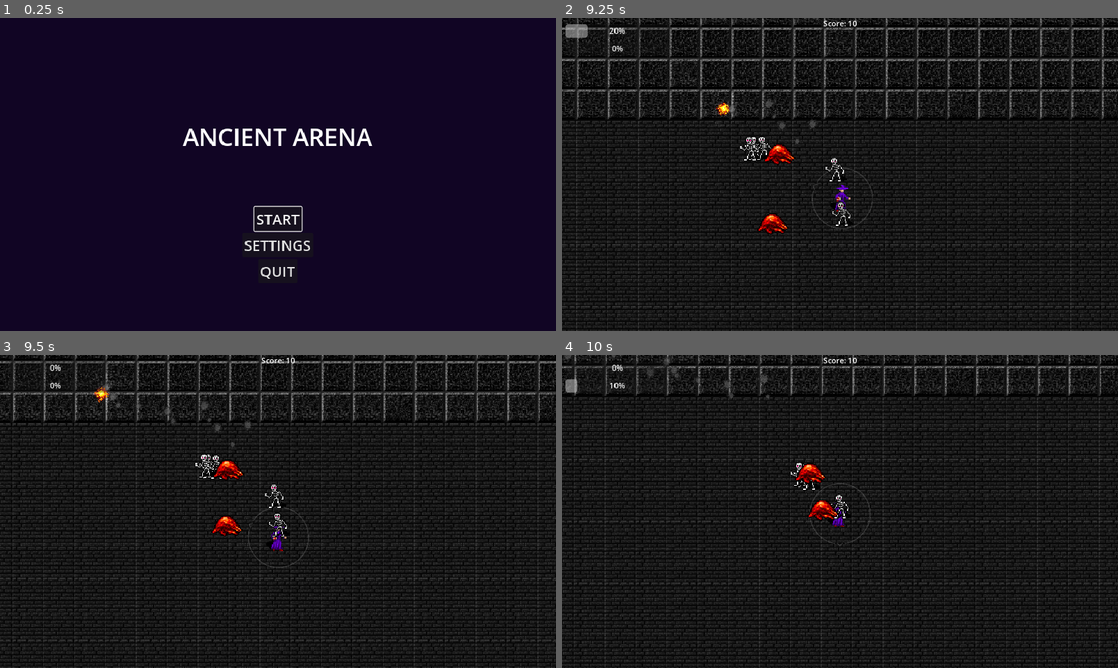
Above: before the commit, frames 1-4 (two rows, left to right).
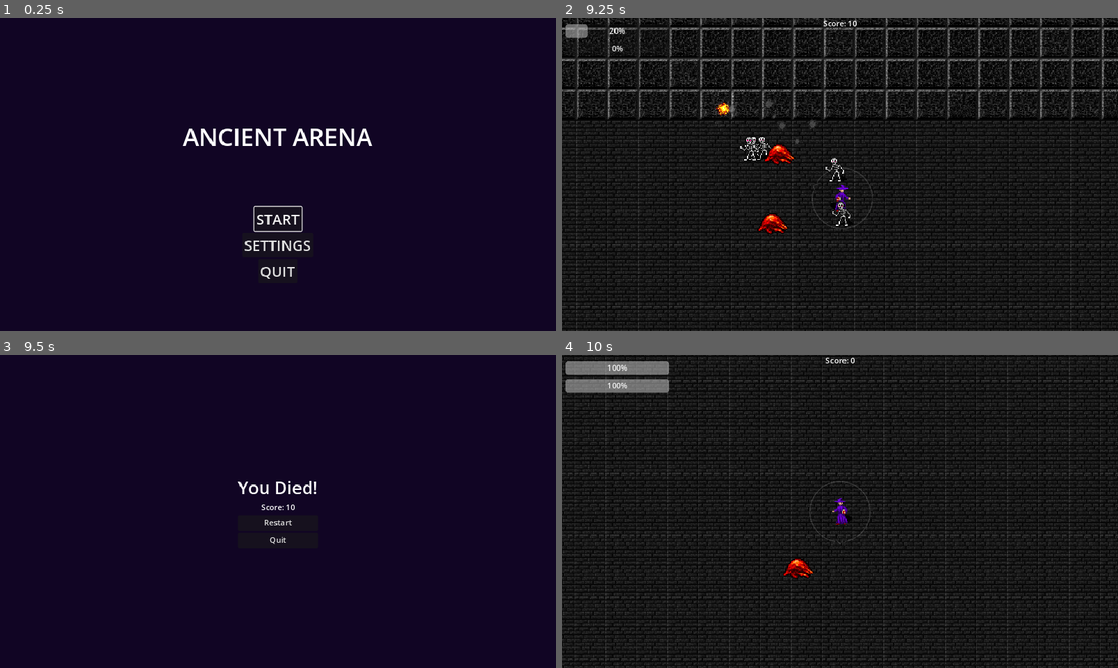
Above: after the commit, the same moments.

Repository: adrianwhatfield/ancient-arena
Game: Godot game, scene res://Scenes/main_menu.tscn
Same seed, same stepped clock (60 frames per second), same inputs: the game is played once before the commit and once after it.
Inputs (mouse positions are in pixels of both pictures, inside the frame that each line leads up to):
- Up to frame 1 (0.25 s): no input
- Up to frame 2 (9.25 s): click "START" at 0.5 s; move the mouse to (812, 237) at 1.27 s; hold W (up) 1.28-2.78 s; click (812, 237) at 1.35 s; move the mouse to (1006, 221) at 2.02 s; click (1006, 221) at 2.1 s; move the mouse to (673, 127) at 2.77 s; hold A (left) 2.78-4.28 s; click (673, 127) at 2.85 s; move the mouse to (867, 174) at 3.52 s; click (867, 174) at 3.6 s; move the mouse to (756, 96) at 4.27 s; hold S (down) 4.28-5.03 s; click (756, 96) at 4.35 s; move the mouse to (962, 158) at 5.02 s; hold D (right) 5.03-5.78 s; click (962, 158) at 5.1 s; move the mouse to (728, 190) at 5.77 s; hold W (up) 5.78-6.53 s; click (728, 190) at 5.85 s; move the mouse to (895, 105) at 6.52 s; hold D (right) 6.53-8.78 s; click (895, 105) at 6.6 s; move the mouse to (812, 237) at 7.27 s; click (812, 237) at 7.35 s; move the mouse to (1006, 221) at 8.02 s; click (1006, 221) at 8.1 s; move the mouse to (673, 127) at 8.77 s; hold S (down) from 8.78 s (still down); click (673, 127) at 8.85 s
- Up to frame 3 (9.5 s): keep holding S (down)
- Up to frame 4 (10 s): release S (down) at 9.5 s; click (840, 524) at 9.5 s, where only the run after the commit has a clickable "Restart"

Frames 1-2 are identical in both runs. In frame 3, 62% of the frame differs, in the area x 0-100%, y 0-100%; in frame 4, 28%.

Commit message:
Add death

Diff:
--- /dev/null
+++ b/ancient_arena/Scenes/death_screen.tscn
@@ -0,0 +1,59 @@
+[gd_scene load_steps=2 format=3 uid="uid://dkxhvdpsabusr"]
+
+[ext_resource type="Script" path="res://Scripts/death_screen.gd" id="1_byrle"]
+
+[node name="DeathScreen" type="Control"]
+layout_mode = 3
+anchors_preset = 15
+anchor_right = 1.0
+anchor_bottom = 1.0
+grow_horizontal = 2
+grow_vertical = 2
+script = ExtResource("1_byrle")
+
+[node name="ColorRect" type="ColorRect" parent="."]
+layout_mode = 1
+anchors_preset = 15
+anchor_right = 1.0
+anchor_bottom = 1.0
+grow_horizontal = 2
+grow_vertical = 2
+color = Color(0.0666667, 0.0196078, 0.141176, 1)
+
+[node name="VBoxContainer" type="VBoxContainer" parent="."]
+layout_mode = 1
+anchors_preset = 8
+anchor_left = 0.5
+anchor_top = 0.5
+anchor_right = 0.5
+anchor_bottom = 0.5
+offset_left = -37.0
+offset_top = -28.0
+offset_right = 37.0
+offset_bottom = 28.0
+grow_horizontal = 2
+grow_vertical = 2
+
+[node name="Label" type="Label" parent="VBoxContainer"]
+layout_mode = 2
+theme_override_font_sizes/font_size = 36
+text = "You Died!"
+horizontal_alignment = 1
+vertical_alignment = 1
+
+[node name="Score" type="Label" parent="VBoxContainer"]
+layout_mode = 2
+text = "Score: "
+horizontal_alignment = 1
+vertical_alignment = 1
+
+[node name="Restart" type="Button" parent="VBoxContainer"]
+layout_mode = 2
+text = "Restart"
+
+[node name="Quit" type="Button" parent="VBoxContainer"]
+layout_mode = 2
+text = "Quit"
+
+[connection signal="pressed" from="VBoxContainer/Restart" to="." method="_on_restart_pressed"]
+[connection signal="pressed" from="VBoxContainer/Quit" to="." method="_on_quit_pressed"]
--- /dev/null
+++ b/ancient_arena/Scripts/death_screen.gd
@@ -0,0 +1,15 @@
+extends Control
+
+@onready var score = $VBoxContainer/Score
+
+func _process(delta):
+	score.text = "Score: " + str(Stats.score)
+
+
+func _on_restart_pressed():
+	Stats.reset()
+	get_tree().change_scene_to_file("res://Scenes/arena.tscn")
+
+
+func _on_quit_pressed():
+	get_tree().quit()
--- a/ancient_arena/Scripts/player.gd
+++ b/ancient_arena/Scripts/player.gd
@@ -29,6 +29,9 @@
 		spell_fired.emit()
 		shoot()
 
+	if Stats.health_current <= 0:
+		get_tree().change_scene_to_file("res://Scenes/death_screen.tscn")
+
 func shoot():
 	var s = spell_scene.instantiate()
 	owner.add_child(s)
--- a/ancient_arena/stats.gd
+++ b/ancient_arena/stats.gd
@@ -11,3 +11,8 @@
 var magic = 50
 var magic_current = 50
 var magic_regen = 5
+
+func reset():
+	health_current = 20
+	magic_current = 50
+	score = 0
